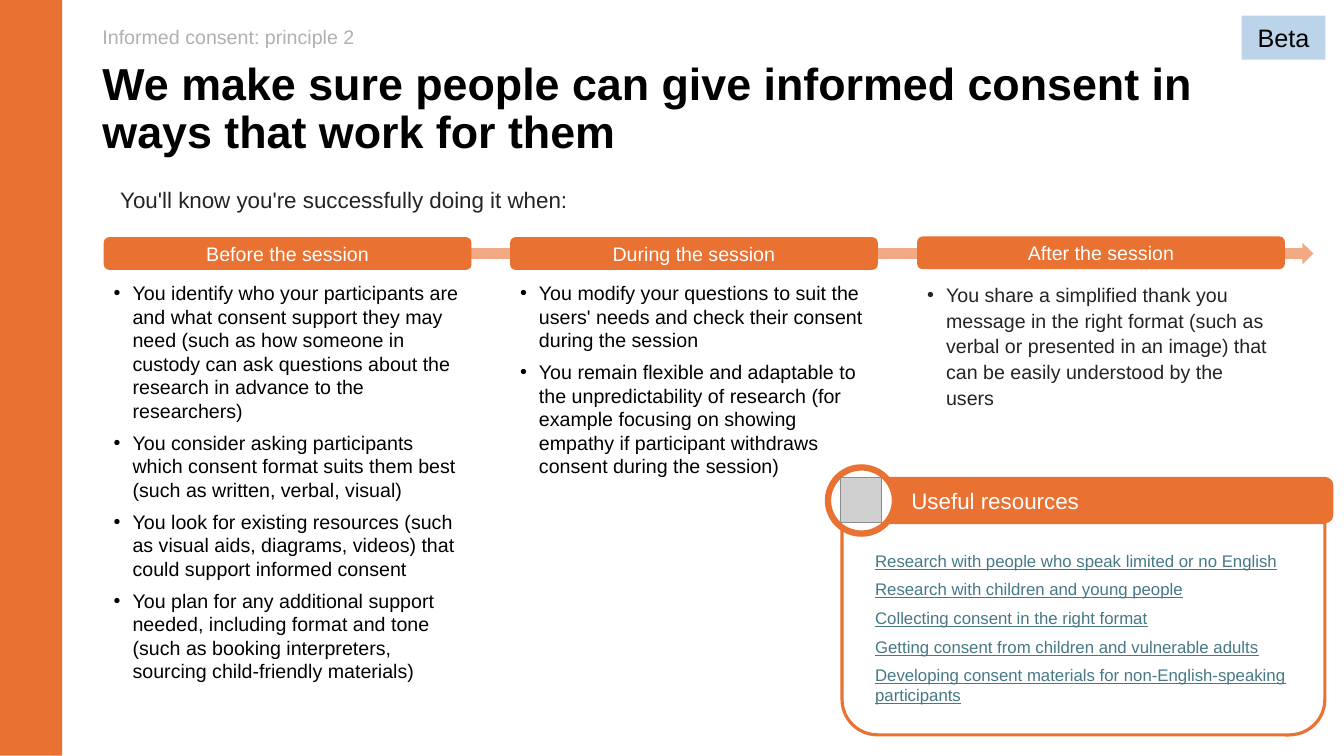
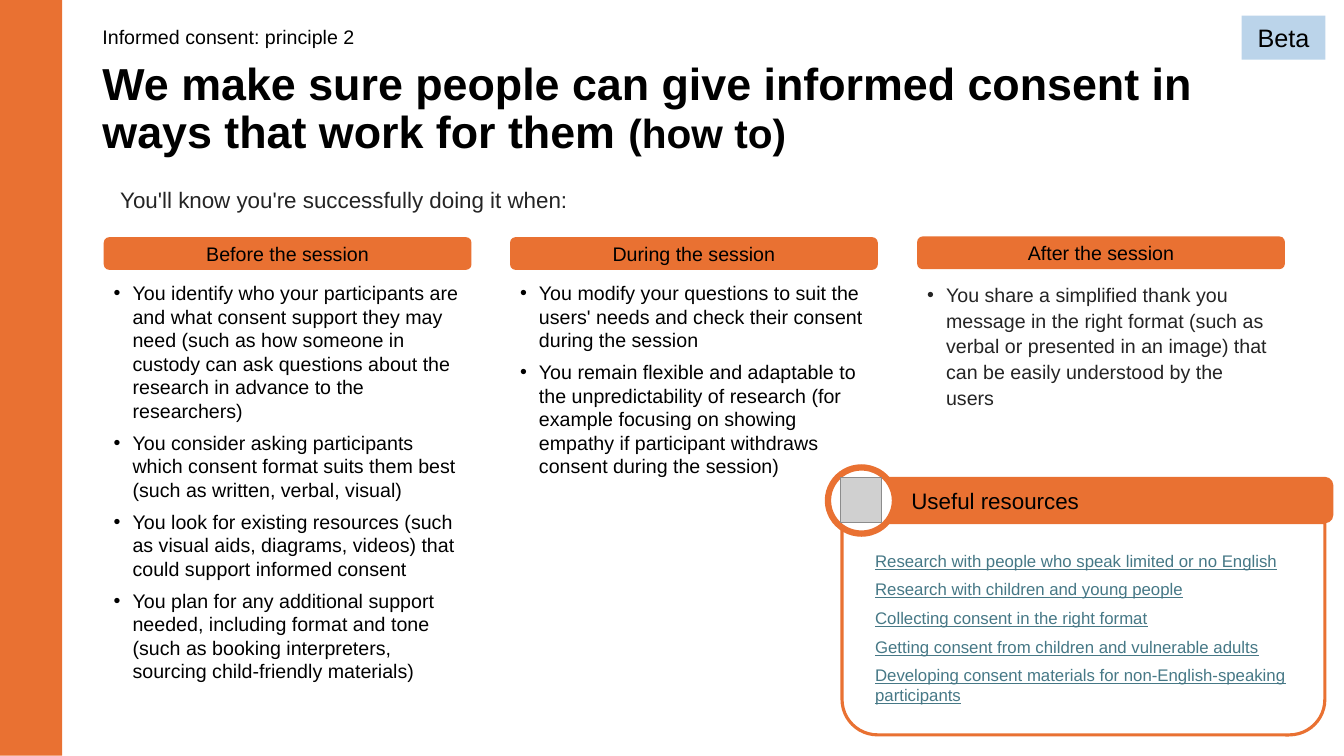
Before and after one commit to DFE-Digital/user-research-new-manual, a slide deck: slide 12 of app/assets/downloads/informed-consent-principles-beta-jun25.pptx. Drawn at 1344x756 pixels with LibreOffice and Linux fonts; fonts in the diff are those of the drawing; grey boxes stand for pictures. Boxes give left, top, right and bottom in pixels: in the first picture for what was removed or moved away, otherwise in the second. Text is boxed around its words. In the diff, an @@ line names an element or a change of style, - is before the commit and + after.

Commit message:
final informed consent ppt file added for blog post added

```diff
--- a/app/assets/downloads/informed-consent-principles-beta-jun25.pptx
+++ b/app/assets/downloads/informed-consent-principles-beta-jun25.pptx
@@ text "Informed consent: principle 2" at bbox=[102, 29, 354, 48]: text colour #B0B0B0 to #000000 @@
@@ title at bbox=[102, 67, 1192, 157]: text changed @@
-We make sure people can give informed consent in ways that work for them
+We make sure people can give informed consent in ways that work for them (how to)
@@ text colour #FFFFFF to #000000 in 4 elements at bbox=[877, 478, 1333, 522], bbox=[918, 237, 1286, 269], bbox=[510, 237, 878, 269], bbox=[104, 237, 472, 269] @@
@@ right arrow removed at bbox=[466, 243, 1314, 264] @@
```
Also in this commit, not shown: 17 other slides changed, 1 other file.
